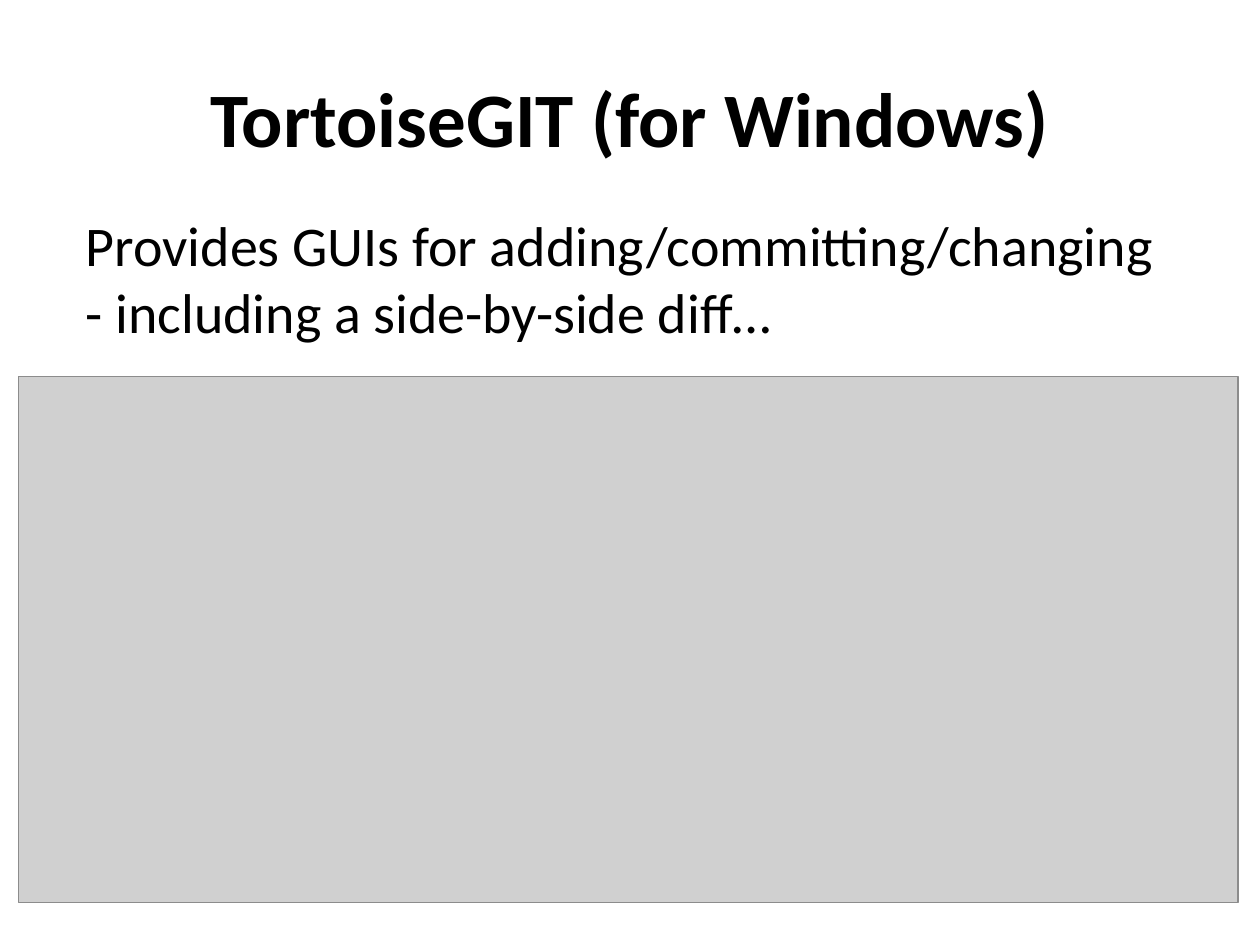
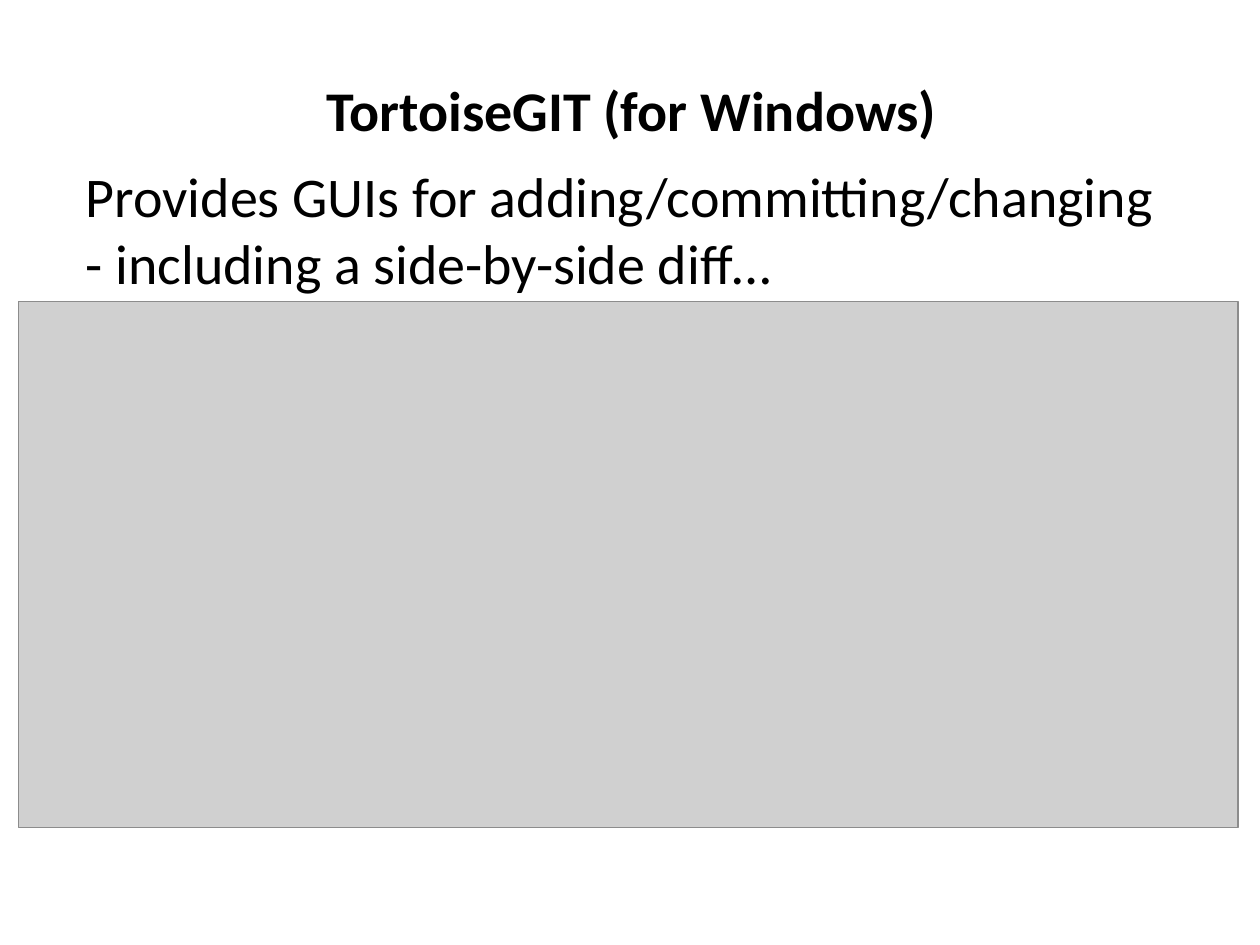
Before and after one commit to ncasuk/ncas-isc, a slide deck: slide 36 of shell/presentations/01_git2.pptx. Drawn at 1260x945 pixels with LibreOffice and Linux fonts; fonts in the diff are those of the drawing; grey boxes stand for pictures; background and template pictures are left out. Boxes give left, top, right and bottom in pixels: in the first picture for what was removed or moved away, otherwise in the second. Text is boxed around its words. In the diff, an @@ line names an element or a change of style, - is before the commit and + after.

```diff
--- a/shell/presentations/01_git2.pptx
+++ b/shell/presentations/01_git2.pptx
@@ title "TortoiseGIT (for Windows)": place and size @@
-title "TortoiseGIT (for Windows)" at [210, 90, 1048, 159]
+title "TortoiseGIT (for Windows)" at [327, 89, 936, 140]
@@ title "TortoiseGIT (for Windows)" at [327, 89, 936, 140]: size 44 to 32 pt; line spacing 1 to 0.9 @@
@@ text "Provides GUIs for adding/committing/changing - ...": place and size @@
-text "Provides GUIs for adding/committing/changing - ..." at [86, 227, 1152, 343]
+text "Provides GUIs for adding/committing/changing - ..." at [86, 178, 1152, 294]
@@ picture: place and size @@
-picture at [19, 377, 1239, 902]
+picture at [19, 301, 1239, 827]
```
Also in this commit, not shown: 39 other slides changed, 4 other files.
